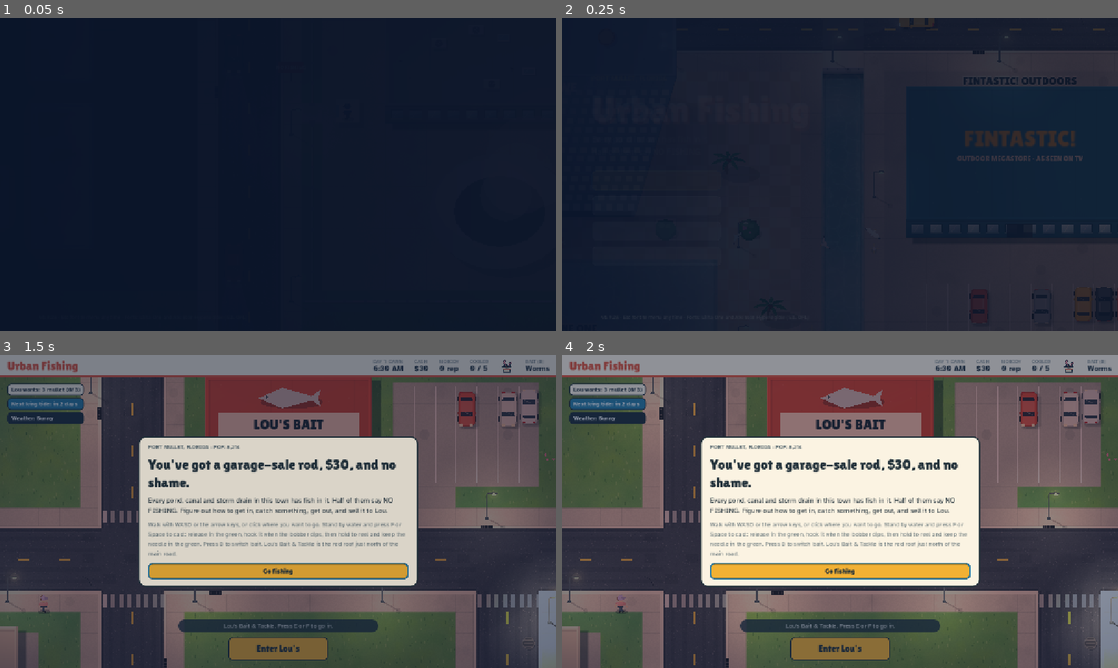
Above: before the commit, frames 1-4 (two rows, left to right).
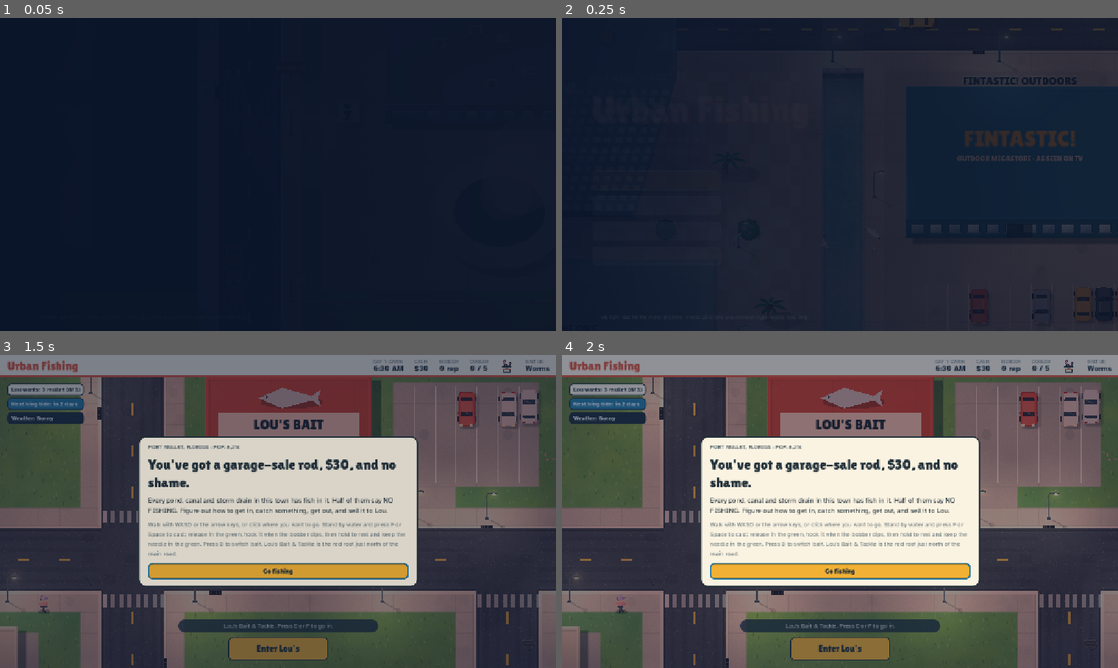
Above: after the commit, the same moments.

Repository: Paulrizzoli/urban-fishing
Game: Godot game, scene res://scenes/main.tscn
Two runs of this game, one before a commit and one after it. Both use one fixed random seed, a clock stepped at 60 frames per second and the inputs below.
Inputs:
- Up to frame 1 (0.05 s): no input
- Up to frame 2 (0.25 s): no input
- Up to frame 3 (1.5 s): click "New game" at 0.5 s; click "Enter Lou's" at 1.25 s
- Up to frame 4 (2 s): no input

The runs differ from the first frame. In frame 3, 1.3% of the frame differs, in the area x 75-100%, y 42-100%; in frame 4, 1.7%.

Commit message:
Space out the street lights: Lou's corner and bus stop, Plant Rd corner, marina dock (v0.9.29)
Co-Authored-By: Claude Opus 5.5 <noreply@anthropic.com>
Claude-Session: https://claude.ai/code/session_01RiRsEGBNf1bPbYzEoZ31h1

Diff:
--- a/godot/project.godot
+++ b/godot/project.godot
@@ -5,7 +5,7 @@
 
 config/name="Urban Fishing"
 config/description="A Florida fishing-and-sneaking game set in Port Mullet."
-config/version="0.9.28"
+config/version="0.9.29"
 config/icon="res://icon.png"
 config/windows_native_icon="res://icon.ico"
 run/main_scene="res://scenes/main.tscn"
--- a/godot/scripts/bridges.gd
+++ b/godot/scripts/bridges.gd
@@ -42,7 +42,7 @@
 	for p in spots:
 		var taken := false
 		for lp in Town.lamps:
-			if lp.distance_to(p) < 1.6: taken = true
+			if lp.distance_to(p) < 2.5: taken = true
 		if not taken: Town.lamps.append(p)
 
 ## The bridge over the water at p, or -1.
--- a/godot/scripts/town.gd
+++ b/godot/scripts/town.gd
@@ -173,10 +173,14 @@
 	signs.append_array([Vector2(61.5, 64.6), Vector2(90.5, 61.6), Vector2(94.5, 55.4)])
 	labels.append({ "t": "MULLET CANAL", "x": 22.0, "y": 52.6 }); labels.append({ "t": "MANGROVES", "x": 109.5, "y": 63.0 })
 	for x in range(4, MW, 9):
-		lamps.append(Vector2(x + 0.5, 33.5)); lamps.append(Vector2(x + 4.5, 37.5))
+		# by Lou's, one post on the Canal Rd corner and one by the bus stop instead of two side by side
+		if x == 49: lamps.append_array([Vector2(43.5, 33.4), Vector2(55.0, 33.4)])
+		else: lamps.append(Vector2(x + 0.5, 33.5))
+		lamps.append(Vector2(x + 4.5, 37.5))
 	for y in range(3, MH - 70, 8):
-		lamps.append(Vector2(39.5, y + 0.5)); lamps.append(Vector2(61.5, max(38, y) + 0.5))
-	lamps.append_array([Vector2(49, 33.2), Vector2(18, 40), Vector2(18, 47), Vector2(85, 58), Vector2(104, 73), Vector2(64, 58)])
+		lamps.append(Vector2(39.5, y + 0.5))
+		if y > 37: lamps.append(Vector2(61.5, y + 0.5))   # Plant Rd starts at US-1, where the corner already has a post
+	lamps.append_array([Vector2(18, 40), Vector2(18, 47), Vector2(85, 58), Vector2(104, 73), Vector2(64, 58)])
 	# south side: Back Canal, Airport Blvd, Sunsplash Jungle, Heron Lakes, the airport
 	rect(110, 55, 111, 77, T.WATER, 2)
 	rect(93, 55, 96, 55, T.WATER, 2); rect(93, 56, 96, 56, T.WARM, 6)
@@ -300,7 +304,8 @@
 	bld(100, 140, 11, 6, "#dfe3e6", "flat", "DRY STACK")
 	decor.append({ "k": "parking", "x0": 83, "y0": 147, "x1": 93, "y1": 152 }); decor.append({ "k": "parking", "x0": 100, "y0": 148, "x1": 110, "y1": 152 })
 	for x in range(3, MW, 8):
-		lamps.append_array([Vector2(x + 0.5, 116.5), Vector2(x + 4.5, 119.5), Vector2(x + 0.5, 135.5), Vector2(x + 4.5, 138.5), Vector2(x + 0.5, 154.5), Vector2(x + 2.5, 157.4)])
+		lamps.append_array([Vector2(x + 0.5, 116.5), Vector2(x + 4.5, 119.5), Vector2(x + 0.5, 135.5), Vector2(x + 4.5, 138.5), Vector2(x + 0.5, 154.5)])
+		if x < 80: lamps.append(Vector2(x + 2.5, 157.4))   # the marina dock has its own posts
 	lamps.append_array([Vector2(30.5, 160), Vector2(30.5, 163), Vector2(26.6, 165.5), Vector2(35.4, 165.5), Vector2(47, 128.4), Vector2(75, 128.4), Vector2(47, 133.4), Vector2(75, 133.4)])
 	for x in range(86, 107, 5): lamps.append(Vector2(x + 0.5, 158.5))
 	for y in [111, 126, 145]: lamps.append(Vector2(81.5, y))
Not shown, changed: godot/export_presets.cfg
Not shown, changed: CHANGELOG.md
